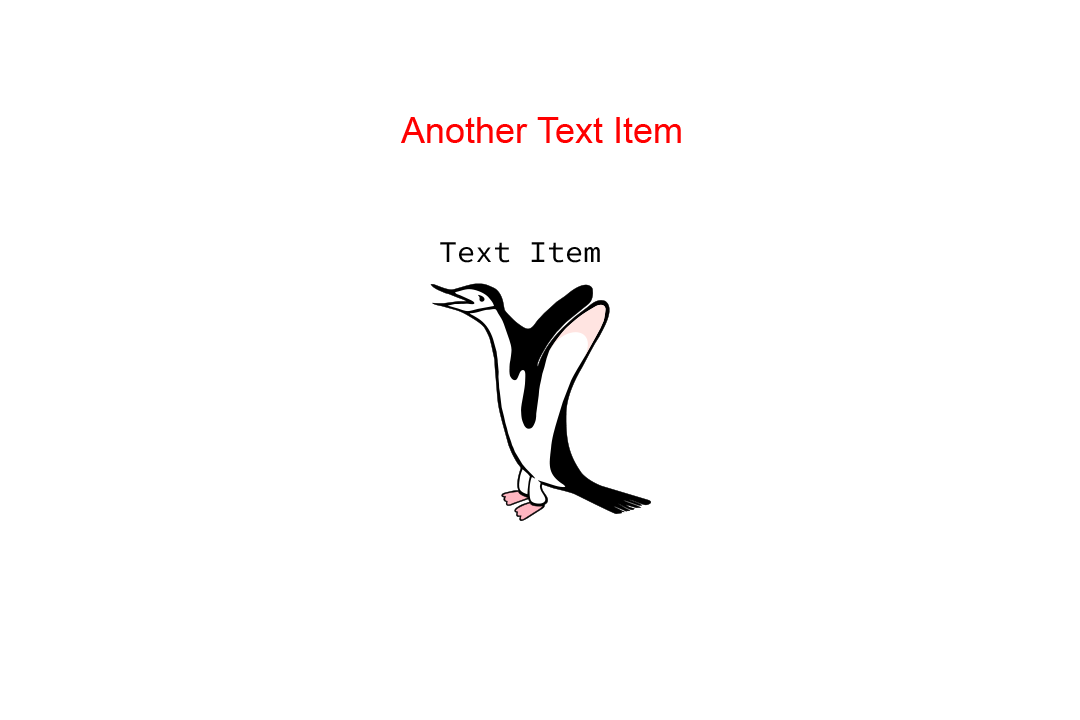
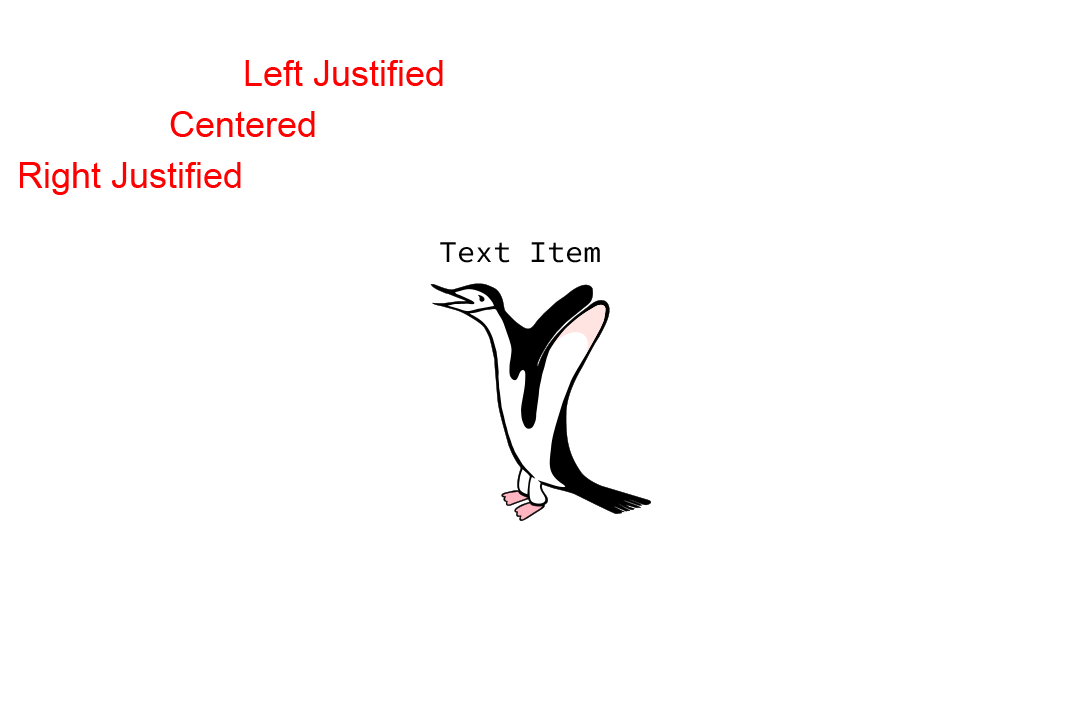
Layered file, before and after one edit (1080 x 720). Changes by layer:
added layer "Text2 copy 2" above "Text2 copy" over [20, 162, 241, 195]
added layer "Text2 copy" above "Text2" over [170, 111, 315, 137]
painted on "Text2" over [245, 60, 681, 143]
